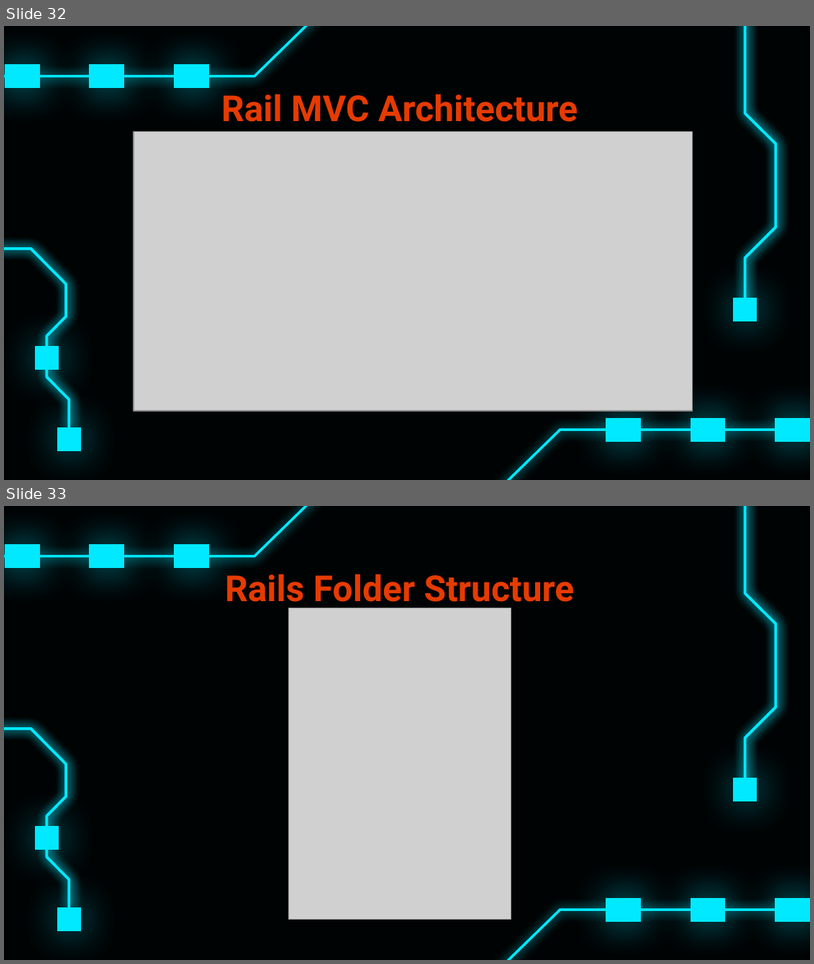
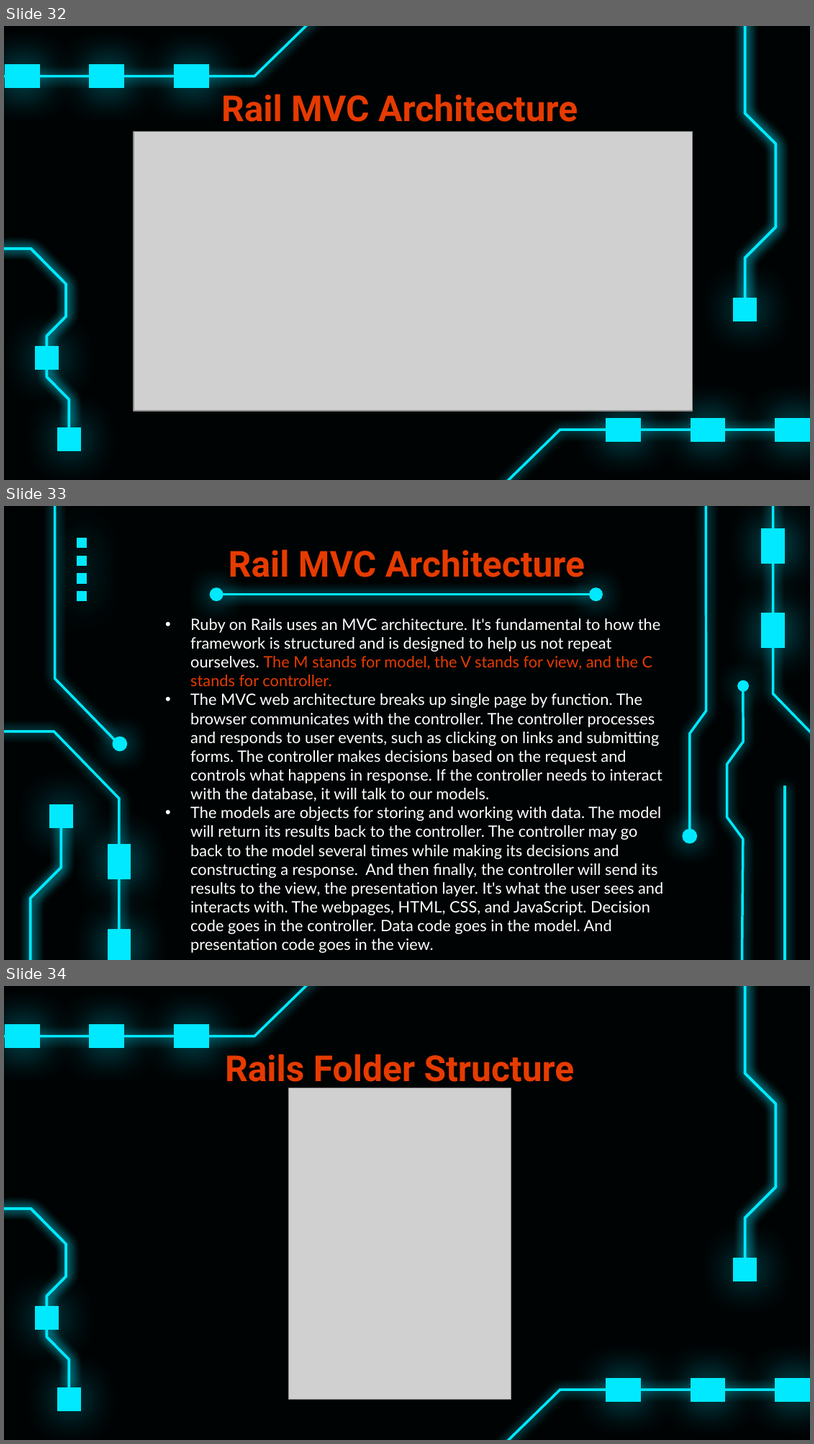
Before and after one commit to mpierce1988/RubyOnRailsPresentation, a slide deck: Presentation/Ruby on Rails.pptx. Shown one above the other, each under a label of ours: slides 32 and 33 before the commit, slides 32, 33 and 34 after it. The pictures are 814x964 and 814x1444 pixels, drawn with LibreOffice and Linux fonts; fonts in the diff are those of the drawing; grey boxes stand for pictures. Boxes give left, top, right and bottom in pixels: in the first picture for what was removed or moved away, otherwise in the second. Text is boxed around its words. In the diff, an @@ line names an element or a change of style, - is before the commit and + after.

```diff
--- a/Presentation/Ruby on Rails.pptx
+++ b/Presentation/Ruby on Rails.pptx
@@ slide 33 added at (4,506,810,960), background #000304 @@
@@ freeform shape added at (55,506,114,739), outline #00E9FF 2.25 pt @@
@@ freeform shape added at (690,506,707,833), outline #00E9FF 2.25 pt @@
@@ freeform shape added at (773,506,810,760), outline #00E9FF 2.25 pt @@
@@ freeform shape added at (761,528,785,564), fill #00E9FF @@
@@ group added at (77,538,87,601): 4 freeform shapes @@
@@ title added at (229,549,585,577), 32 pt, text #E63B00, bold @@
+Rail MVC Architecture
@@ ellipse added at (211,588,223,600), fill #00E9FF, outline #00E9FF 1.5 pt @@
@@ ellipse added at (590,588,602,600), fill #00E9FF, outline #00E9FF 1.5 pt @@
@@ freeform shape added at (4,598,61,960), outline #00E9FF 2.25 pt @@
@@ freeform shape added at (4,598,61,960), outline #00E9FF 2.25 pt @@
@@ line added from (223, 595) to (590, 595), #00E9FF 2.25 pt @@
@@ freeform shape added at (761,613,785,649), fill #00E9FF @@
@@ subtitle added at (190,618,664,952), 14 pt, text #FFFFFF @@
+• Ruby on Rails uses an MVC architecture. It's fundamental to how the framework is structured and is designed to help us not repeat ourselves. The M stands for model, the V stands for view, and the C stands for controller.
+• The MVC web architecture breaks up single page by function. The browser communicates with the controller. The controller processes and responds to user events, such as clicking on links and submitting forms. The controller makes decisions based on the request and controls what happens in response. If the controller needs to interact with the database, it will talk to our models.
+• The models are objects for storing and working with data. The model will return its results back to the controller. The controller may go back to the model several times while making its decisions and constructing a response. And then finally, the controller will send its results to the view, the presentation layer. It's what the user sees and interacts with. The webpages, HTML, CSS, and JavaScript. Decision code goes in the controller. Data code goes in the model. And presentation code goes in the view.
@@ freeform shape added at (728,690,743,960), outline #00E9FF 2.25 pt @@
@@ ellipse added at (738,681,748,690), fill #00E9FF, outline #00E9FF 1.5 pt @@
@@ freeform shape added at (4,731,119,960), outline #00E9FF 2.25 pt @@
@@ ellipse added at (113,737,126,750), fill #00E9FF, outline #00E9FF 1.5 pt @@
@@ line added from (785, 960) to (785, 785), #00E9FF 2.25 pt @@
@@ freeform shape added at (49,803,72,827), fill #00E9FF @@
@@ ellipse added at (684,829,697,842), fill #00E9FF, outline #00E9FF 1.5 pt @@
@@ freeform shape added at (108,844,131,879), fill #00E9FF @@
@@ freeform shape added at (108,928,131,960), fill #00E9FF @@
@@ what was slide 33 is now slide 34 @@
```
Also in this commit, not shown: 1 slide changed, 1 other file.
